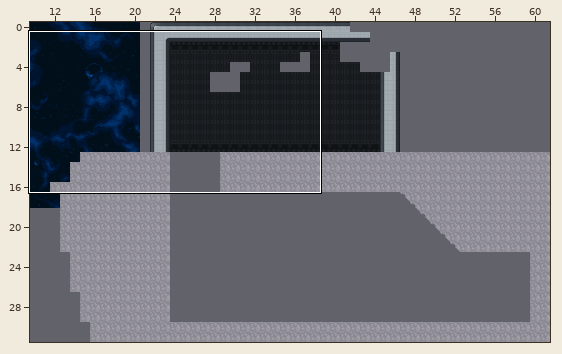
Two versions of a level (Tiled map (JSON), core/assets/levels/level_1/level_0.tmj). Above: a wide view before the commit, with the close-up outlined.
Close-up. As it was:
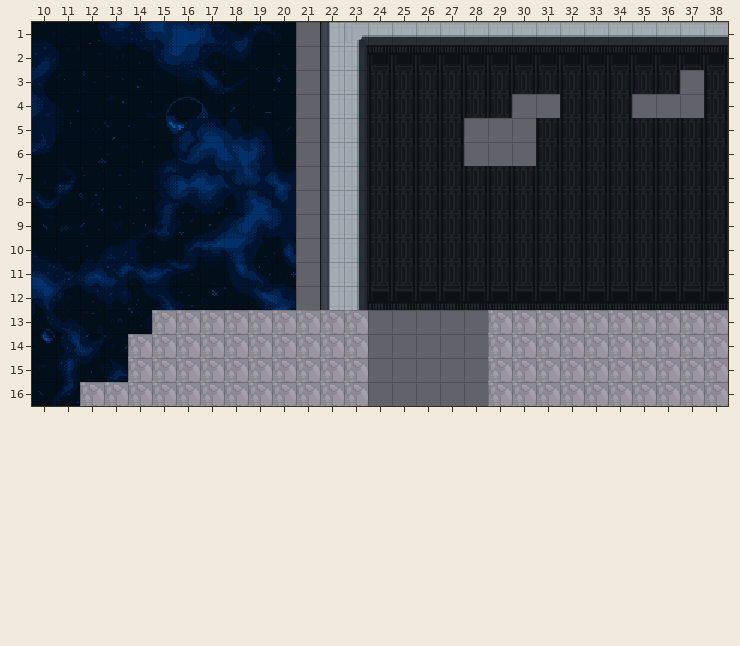
Cells are 16x16 px. Shown: x 10..38, y 1..16. The commit also changed other parts of the map, which this record leaves out.
And afterwards:
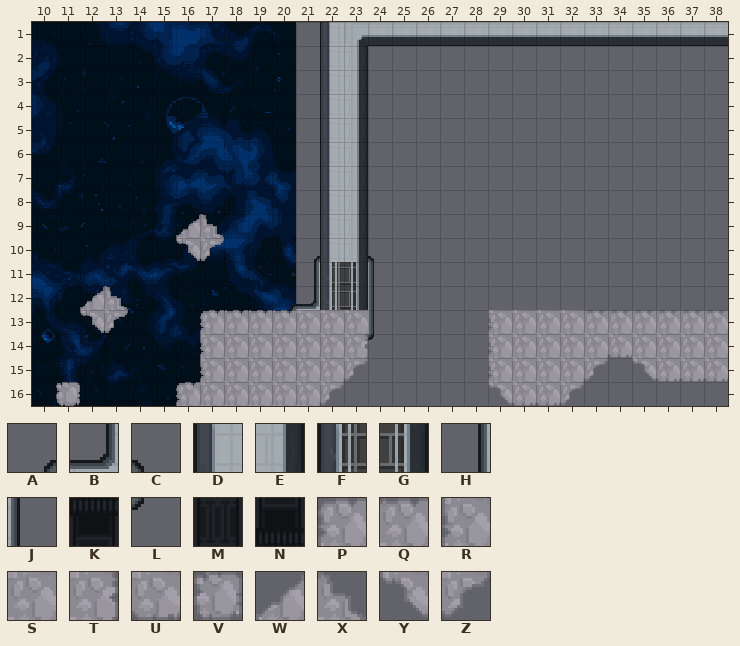
Key: from "space-tiles": A 11, B 12, C 15, D 17, E 19, F 21, G 23, H 43, J 47, K 66 "Background", L 79, M 81 "Background", N 98 "Background"; from "tileset": P 0 "GameObject", Q 1 "GameObject", R 16 "GameObject", S 17 "GameObject", T 18 "GameObject", U 33 "GameObject", V 64 "GameObject", W 66 "GameObject", X 67 "GameObject", Y 82 "GameObject", Z 83 "GameObject".
_ is an empty cell, . an unchanged one.
The edit:
--- layer "Tile Layer 1"
@@ x 11..38 @@
- 2 .............KKKKKKKKKKKKKKK
- 3 .............MMMMMMMMMMMMM.M
- 4 .............MMMMMM..MMM...M
- 5 .............MMMM...MMMMMMMM
- 6 .............MMMM...MMMMMMMM
- 7 .............MMMMMMMMMMMMMMM
- 8 .............MMMMMMMMMMMMMMM
- 9 .....__......MMMMMMMMMMMMMMM
-10 .....__..._..MMMMMMMMMMMMMMM
-11 .........._DEMMMMMMMMMMMMMMM
-12 .__......__DENNNNNNNNNNNNNNN
-13 .__.SSSSSS..._....S...SSSSSS
-14 ...SSSS.....S_....S....S....
-15 ...SSSS.....S.....S...SSSSSS
-16 _SSSSS.....SS.....SSSSSSSSSS
+ 2 ............._______________
+ 3 ............._____________._
+ 4 .............______..___..._
+ 5 .............____...________
+ 6 .............____...________
+ 7 ............._______________
+ 8 ............._______________
+ 9 .....WX......_______________
+10 .....YZ...A..C______________
+11 ..........HFGJ______________
+12 .WX......ABFGJ______________
+13 .YZ.__PQQQ...J....R...QQQQQQ
+14 ...___R.....TL....R....U....
+15 ...___R.....Z.....R...Z_YUUU
+16 V____P.....Z_.....YUUZ______
Pixel boxes of the changes (left, top, right, bottom) in both close-ups:
changed: (56, 46, 728, 406)
